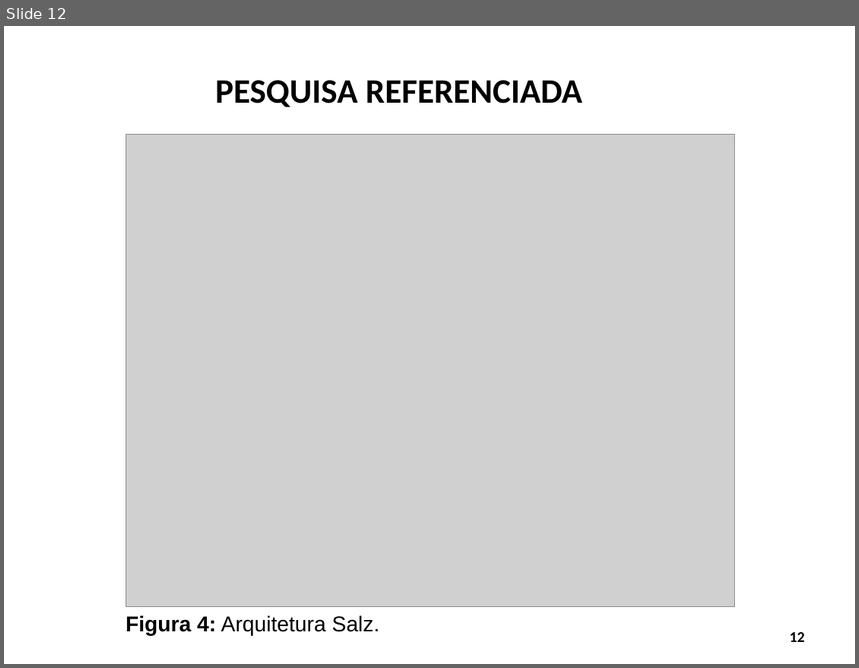
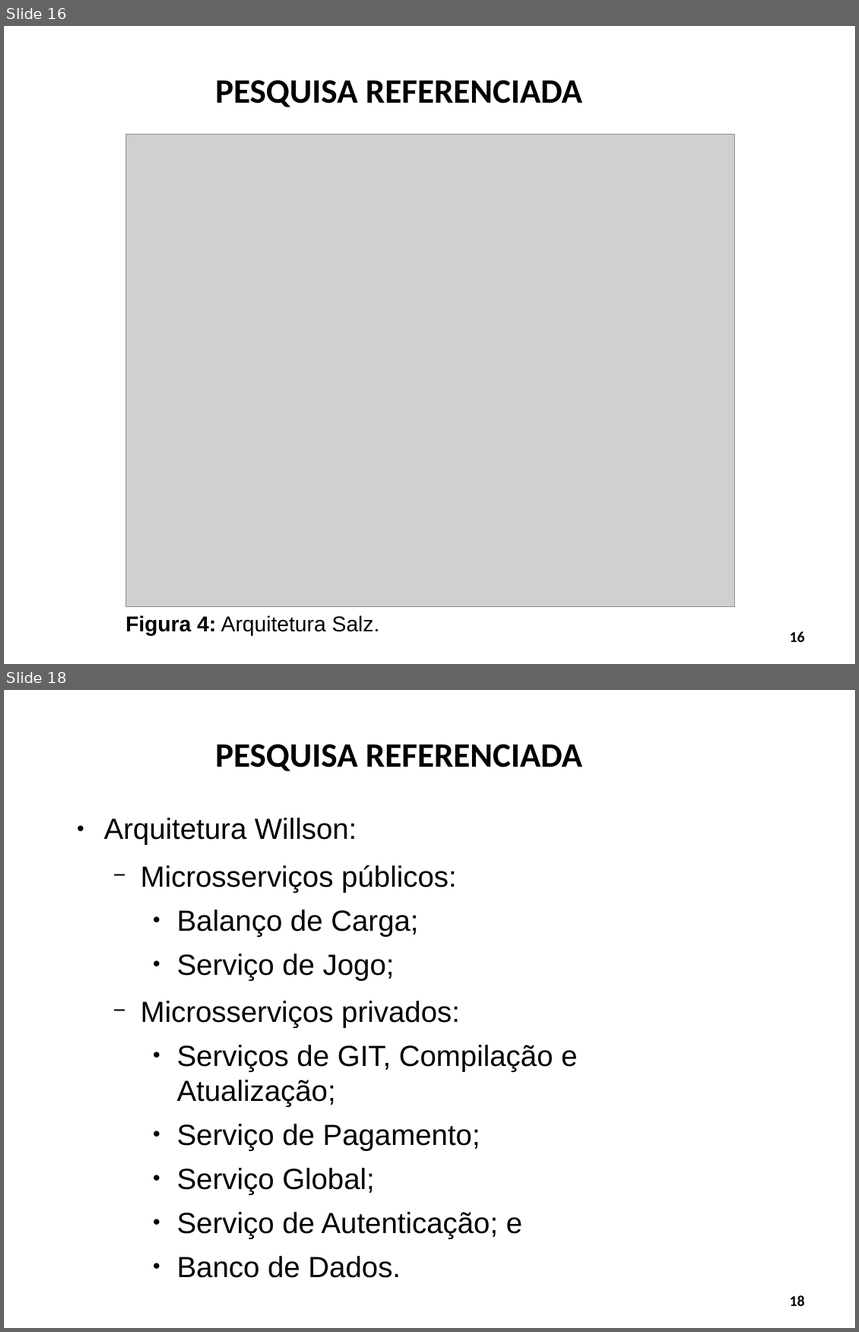
Before and after one commit to Schweigert/TCC, a slide deck: tcc/Apresentacao/apresentacao_tcc1.odp. Shown one above the other, each under a label of ours: slide 12 before the commit, slides 16 and 18 after it; the slides between them are not shown. The pictures are 859x668 and 859x1332 pixels, drawn with LibreOffice and Linux fonts; fonts in the diff are those of the drawing; grey boxes stand for pictures; background and template pictures are left out. Boxes give left, top, right and bottom in pixels: in the first picture for what was removed or moved away, otherwise in the second. Text is boxed around its words. In the diff, an @@ line names an element or a change of style, - is before the commit and + after.

```diff
--- a/tcc/Apresentacao/apresentacao_tcc1.odp
+++ b/tcc/Apresentacao/apresentacao_tcc1.odp
@@ slide 18 added at box(4, 690, 855, 1328), background #FFFFFF @@
@@ title added at box(215, 744, 582, 771), 32 pt, text #000000, bold @@
+PESQUISA REFERENCIADA
@@ text added at box(104, 818, 577, 1278), 27.2 pt, text #000000 @@
+● Arquitetura Willson:
+  − Microsserviços públicos:
+    ● Balanço de Carga;
+    ● Serviço de Jogo;
+  − Microsserviços privados:
+    ● Serviços de GIT, Compilação e Atualização;
+    ● Serviço de Pagamento;
+    ● Serviço Global;
+    ● Serviço de Autenticação; e
+    ● Banco de Dados.
@@ page number added at box(790, 1296, 805, 1306), 14 pt, text #000000, bold @@
+18
@@ what was slide 12 is now slide 16 @@
@@ page number at box(790, 632, 805, 642): text changed @@
-12
+16
```
Also in this commit, not shown: 10 slides changed, 6 other slides added.
